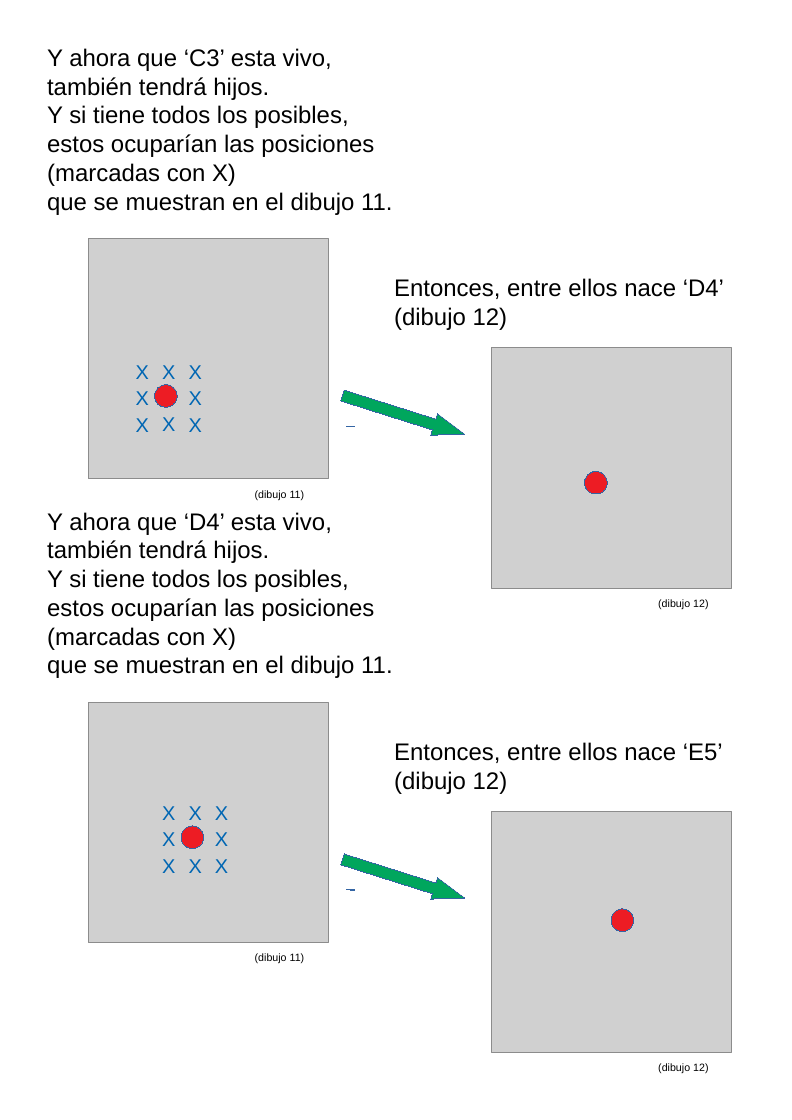
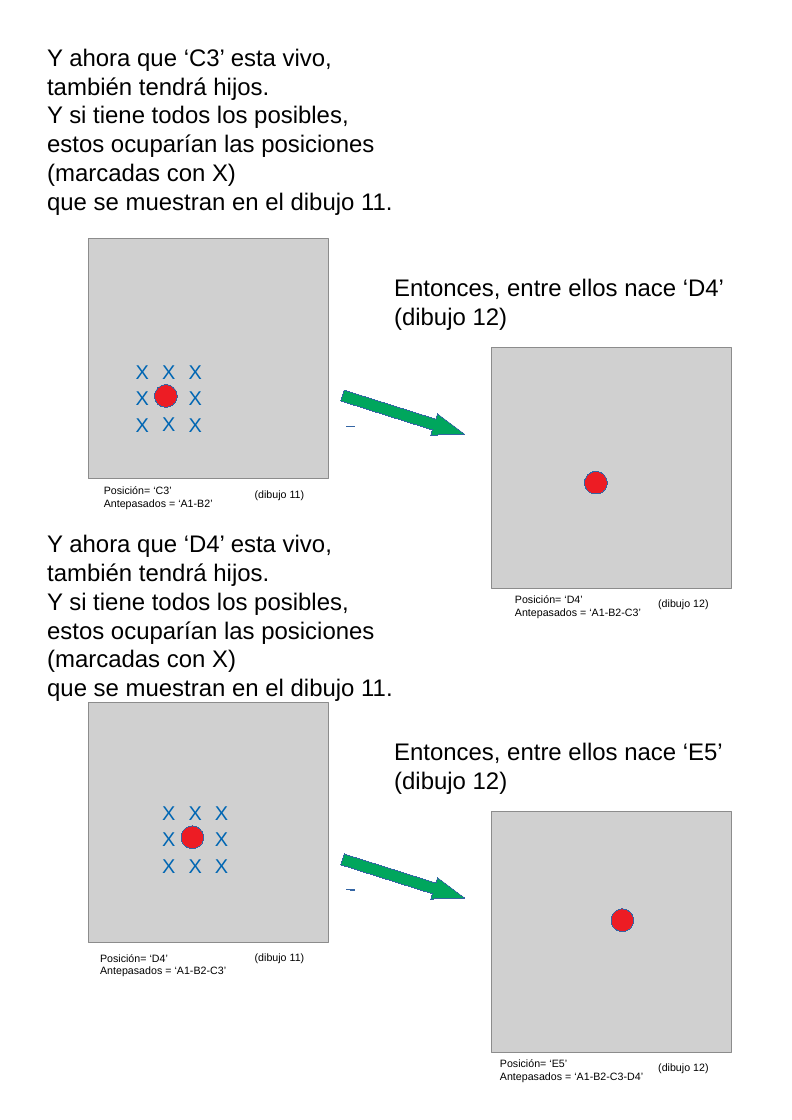
Before and after one commit to fabhrius/La-Cosa, a slide deck: slide 12 of capitulos/Resolver un problema simple/Resolviendo un problema simple.odp (slide 10 before the commit). Drawn at 792x1120 pixels with LibreOffice and Linux fonts; fonts in the diff are those of the drawing; grey boxes stand for pictures. Boxes give left, top, right and bottom in pixels: in the first picture for what was removed or moved away, otherwise in the second. Text is boxed around its words. In the diff, an @@ line names an element or a change of style, - is before the commit and + after.

```diff
--- a/capitulos/Resolver un problema simple/Resolviendo un problema simple.odp
+++ b/capitulos/Resolver un problema simple/Resolviendo un problema simple.odp
@@ text added at bbox=[104, 486, 212, 510], 8 pt, text #000000 @@
+Posición= ‘C3’
+Antepasados = ‘A1-B2’
@@ text "Y ahora que ‘D4’ esta ...": place and size @@
-text "Y ahora que ‘D4’ esta ..." at bbox=[47, 512, 392, 678]
+text "Y ahora que ‘D4’ esta ..." at bbox=[47, 534, 392, 701]
@@ text added at bbox=[515, 595, 641, 618], 8 pt, text #000000 @@
+Posición= ‘D4’
+Antepasados = ‘A1-B2-C3’
@@ text added at bbox=[100, 954, 227, 976], 8 pt, text #000000 @@
+Posición= ‘D4’
+Antepasados = ‘A1-B2-C3’
@@ text added at bbox=[500, 1059, 643, 1082], 8 pt, text #000000 @@
+Posición= ‘E5’
+Antepasados = ‘A1-B2-C3-D4’
```
Also in this commit, not shown: 5 other slides changed, 1 slide added, 2 slides removed, 2 other files.
